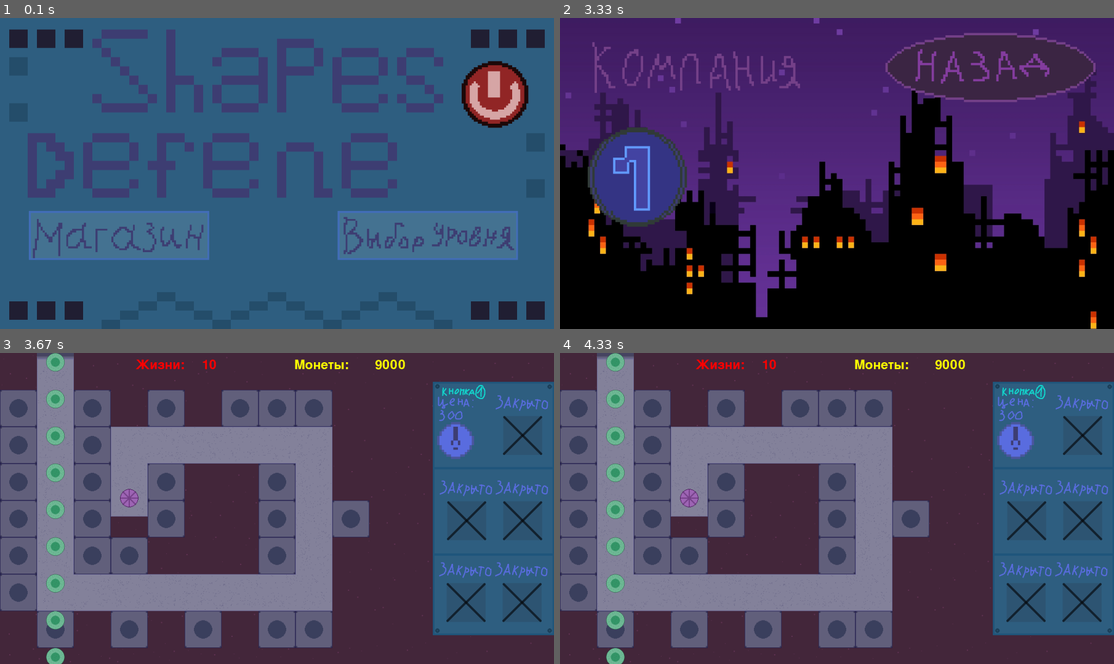
Above: before the commit, frames 1-4 (two rows, left to right).
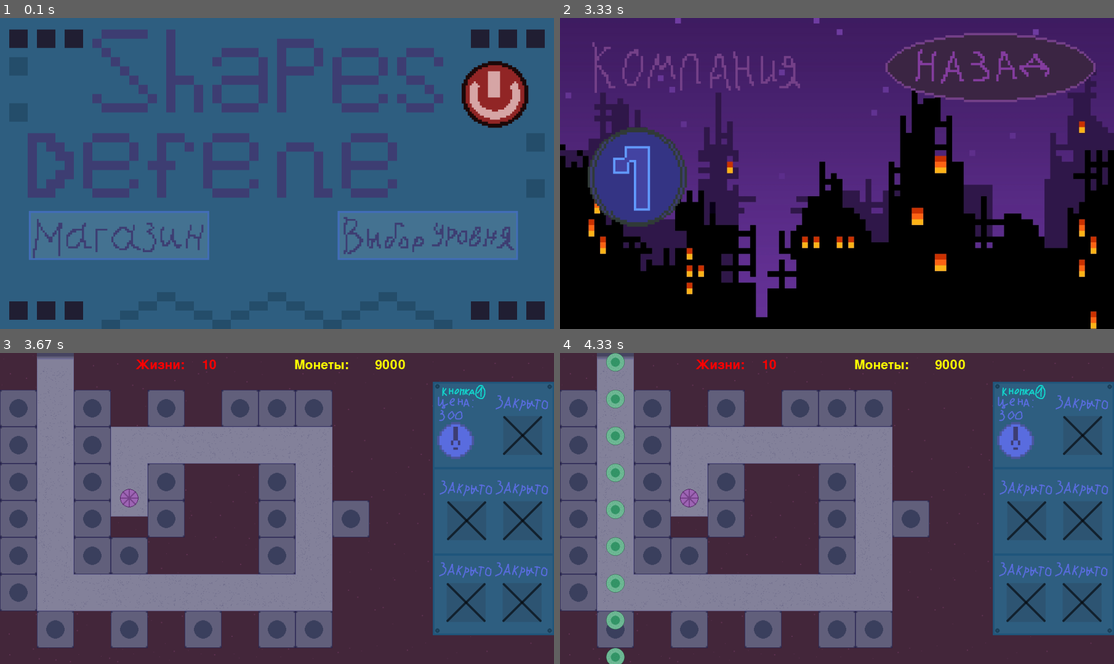
Above: after the commit, the same moments.

Repository: vea1es1337/pygame-tower-defense
Game: pygame game, started from MainMenu.py
Same seed, same stepped clock (60 frames per second), same inputs: the game is played once before the commit and once after it.
Inputs (mouse positions are in pixels of both pictures, inside the frame that each line leads up to):
- Up to frame 1 (0.1 s): no input
- Up to frame 2 (3.33 s): click (992, 67) at 0.38 s; click (981, 223) at 3.22 s
- Up to frame 3 (3.67 s): click (77, 511) at 3.55 s
- Up to frame 4 (4.33 s): no input

Frames 1-2 are identical in both runs. In frame 3, 1.4% of the frame differs, in the area x 8-12%, y 0-100%; in frame 4, nothing differs.

Commit message:
Bullet_prototype

Diff:
--- a/MainMenu.py
+++ b/MainMenu.py
@@ -5,8 +5,9 @@
 from classes import LevelChoiseMenuButton, ShopButton, ExitButton, ButtonBackLvlChoise, ButtonFirstLvl, load_image, \
     TowerCell, Player, SelectUpgradeMenu
 
+clock = pygame.time.Clock()
 FPS = 30
-clock = pygame.time.Clock()
+
 def load_main_menu():
     background = load_image("background.png")
     background_show = pygame.transform.scale(background, (1920, 1080))
@@ -102,20 +103,23 @@
 
     red = (255, 0, 0)
     yellow = (255, 255, 0)
+    cyan = (20, 175, 255)
     cells_flag = [0, 0, 0, 0, 0, 0, 0, 0, 0, 0, 0, 0, 0, 0, 0,
                   0, 0, 0, 0, 0, 0, 0, 0, 0, 0, 0, 0
                   ] # флаг активированных клеток
     towers = [] # список поставленных башен
-    shapes = []
+    shapes = [] # список текущих на экране врагов
+    bullets = [] # список текущих на экране пуль
+
     player = Player(9000, 10) # у игрока 350 монет и 10 жизней
 
     class Tower1:
-        def __init__(self, x, y,  damage, cd, price, range):
+        def __init__(self, x, y,  damage, cd,  price, range):
             self.x = x
             self.y = y
             self.damage = damage
-            self.fire_rate = cd
-            self.fire_rate_tick = 0
+            self.firerate = cd # время перезарядки
+            self.firerate_tick = 0 # выступает в качестве таймера для firerate
             self.price = price
             self.range = range
 
@@ -123,6 +127,29 @@
             tower1.rect.x = self.x
             tower1.rect.y = self.y
             really_tower_group.draw(first_level_screen)
+        def shooting(self):
+            if self.firerate_tick <= 0:
+                creating_bullets(self.x, self.y, cyan, 15, 5, 50)
+                self.firerate_tick = self.firerate
+            else:
+                self.firerate_tick -= 1 / FPS
+
+
+    class Bullet: #создание класса пули
+        def __init__(self, x, y, color, size, dmg, speed):
+            self.x = x
+            self.y = y
+            self.size = size
+            self.color = color
+            self.dmg = dmg
+            self.speed = speed
+
+        def move(self, vec_x, vec_y):  # функция движения пули, принимающая в аргументы векторные x и y
+            self.x += self.speed * vec_x
+            self.y += self.speed * vec_y
+
+        def Draw(self):
+            pygame.draw.circle(first_level_screen, self.color, [self.x, self.y], self.size)
 
 
     class Shape1:               # класс врага первого
@@ -327,9 +354,13 @@
 
 # ---------------------------------------------------------------------
     # функция создания врагов
-    def Creating_Enemys():
+    def creating_enemys():
         for i in range(10):
             shapes.append(Shape1(160, (2 * i) * 64, 5, 10, 40))
+
+    def creating_bullets(x, y, color, size, dmg, speed):
+        bullets.append(Bullet(x, y, color, size, dmg, speed))
+
 
 
 
@@ -340,8 +371,12 @@
             creating_tower()
             for tower in towers:
                 tower.Draw()
+                tower.shooting()
             for shape in shapes:
                 shape.Draw()
+            for bullet in bullets:
+                bullet.move(1, 0)
+                bullet.Draw()
     generate_level(load_level("1map.txt"))
     f2 = pygame.font.SysFont('comic sans', 66)
 
@@ -368,7 +403,7 @@
             first_level_screen.blit(money_text, (1020, 20))
             first_level_screen.blit(health_text, (470, 20))
             gameplay()
-            Creating_Enemys()
+            creating_enemys()
 
 
         for event in pygame.event.get():
@@ -400,4 +435,5 @@
                         if towers_group.sprites()[i].rect.collidepoint(x, y):
                             print(i)  # печатает номер выбранной клеточки
                             secret_important_number = i  # запоминает выбранную клеточку
+        clock.tick(FPS)
         pygame.display.flip()
